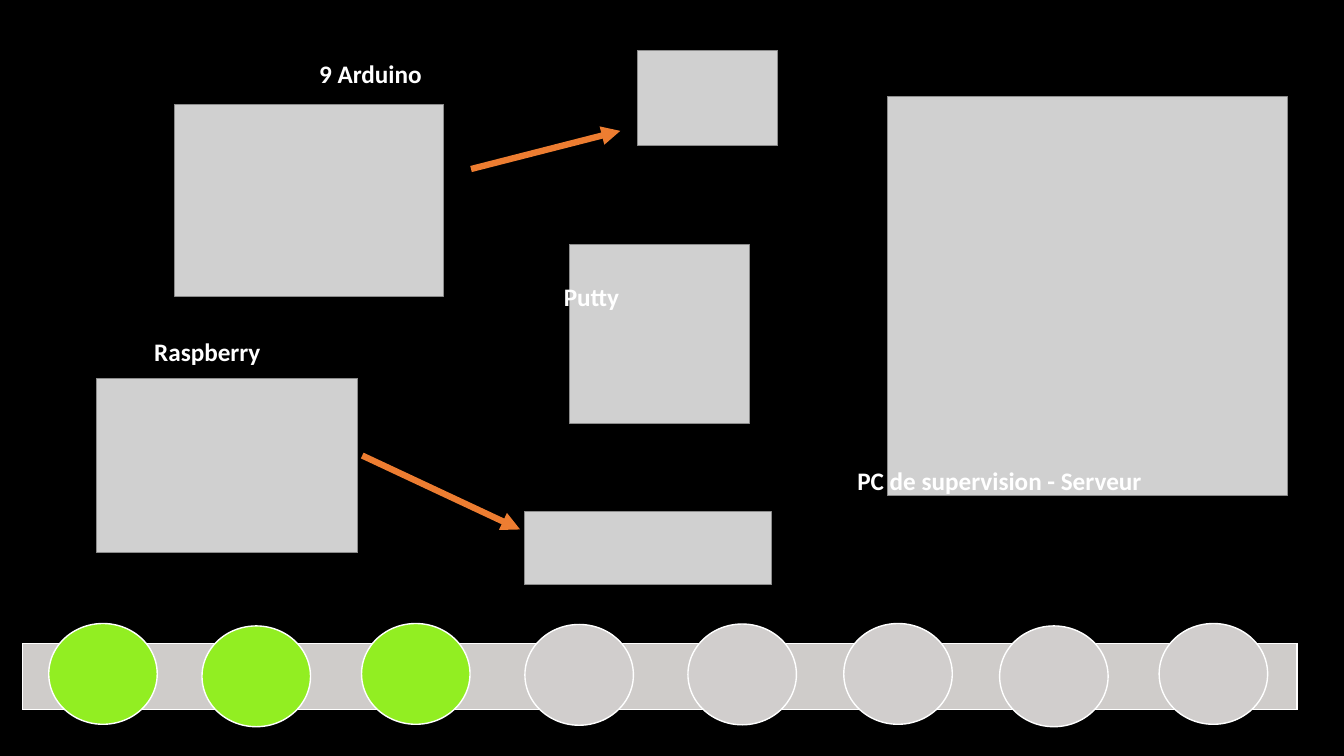
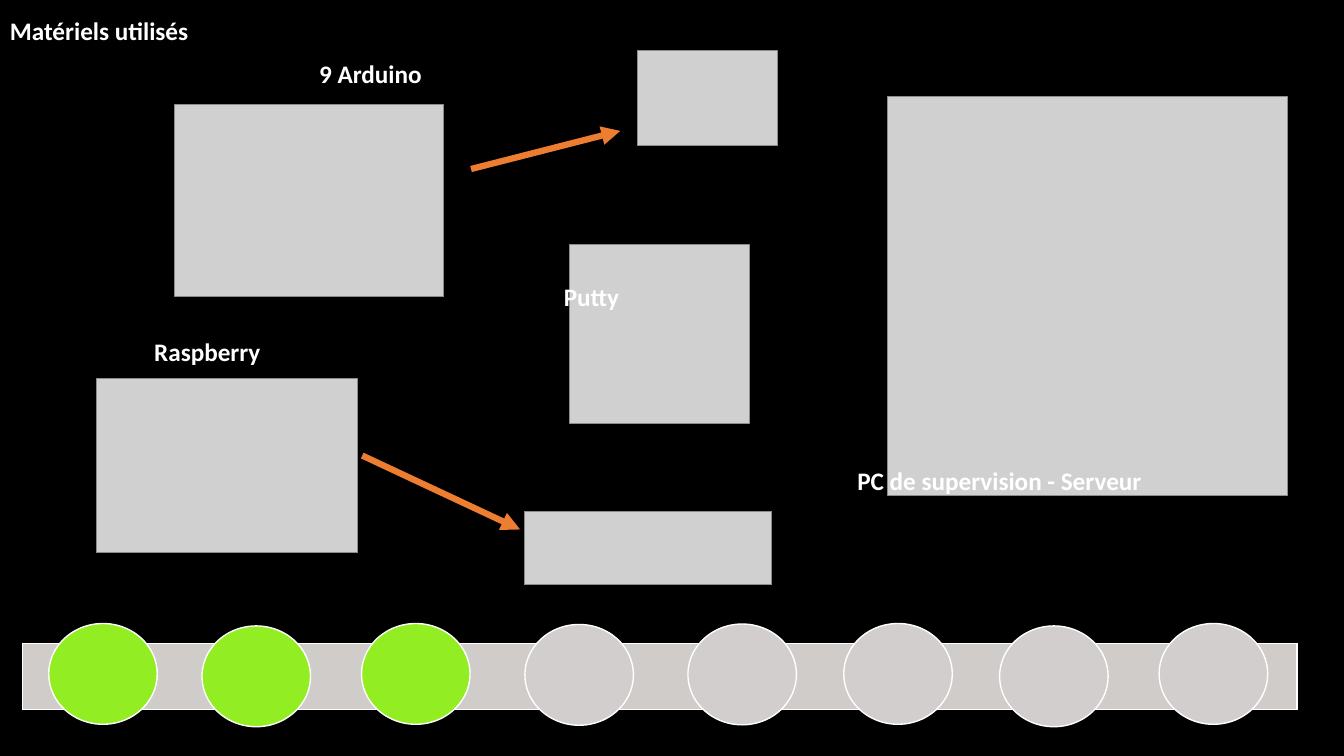
Before and after one commit to corentin-breny/Systeme_Escape_Game_13emePorte, a slide deck: slide 4 of Etudiants/Constantin/Constantin.MInos.RDPno1.pptx. Drawn at 1344x756 pixels with LibreOffice and Linux fonts; fonts in the diff are those of the drawing; grey boxes stand for pictures; background and template pictures are left out. Boxes give left, top, right and bottom in pixels: in the first picture for what was removed or moved away, otherwise in the second. Text is boxed around its words. In the diff, an @@ line names an element or a change of style, - is before the commit and + after.

```diff
--- a/Etudiants/Constantin/Constantin.MInos.RDPno1.pptx
+++ b/Etudiants/Constantin/Constantin.MInos.RDPno1.pptx
@@ text added at (10, 22, 188, 41), 18 pt, text #FFFFFF, bold @@
+Matériels utilisés
```
Also in this commit, not shown: 3 other slides changed, 4 slides added, 4 slides removed, 1 other file.
